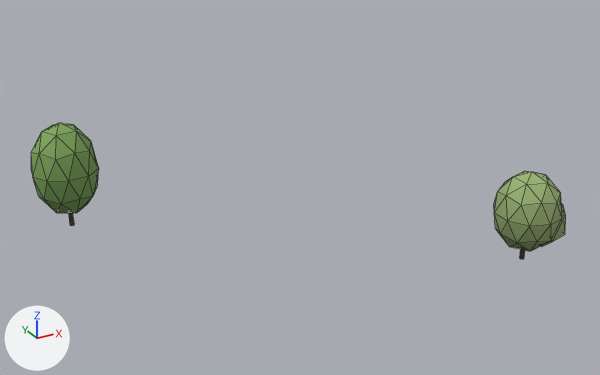
One commit to the glTF model viewer/districts/2030-haven/chunks/c_-13_7.glb: the scene before it, then after it.
Rendered twice from a 50 mm camera at (-3126.1, 1928.4, 36.5) aimed at (-3092.0, 1990.4, 5.5). Arrows for +X, +Y and +Z are at lower left; the lights stay in place. The older version comes first. Mesh edges are drawn as thin lines. Vertices at exactly the same position are counted once.

Names of what the first picture shows: 'tree_4742', 'tree_4745'.
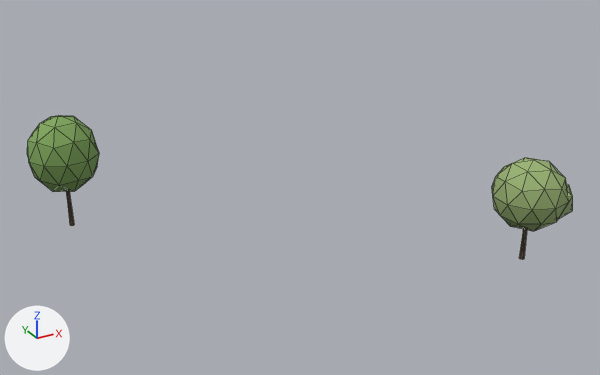
Changed parts and their boxes [x1, y1, x2, y2] in the pictures (600 x 375 px; the box of a moved part takes in the faces that stretch with it):
'tree_4745', reshaped, moved, rescaled (12% wider, 17% taller)
    before: [494, 171, 566, 259]
    after: [492, 157, 573, 260]
'tree_4742', reshaped, moved, rescaled (8% taller)
    before: [31, 123, 99, 226]
    after: [27, 115, 99, 226]
part 1 of me_tree_round_0, moved or reshaped
    before: [31, 123, 99, 213]
    after: [27, 115, 99, 192]
part 2 of me_tree_round_0, moved or reshaped (mostly hidden)
    before: [69, 213, 74, 226]
    after: [66, 191, 74, 226]
part 3 of me_tree_round_1, moved or reshaped
    before: [494, 171, 562, 251]
    after: [492, 157, 568, 231]
part 4 of me_tree_round_1, moved or reshaped
    before: [541, 204, 566, 247]
    after: [558, 184, 573, 219]
part 5 of me_tree_round_1, moved or reshaped (mostly hidden)
    before: [520, 249, 525, 259]
    after: [519, 229, 527, 260]

Patch to the scene script:
```diff
--- a/viewer/districts/2030-haven/chunks/c_-13_7.glb.py
+++ b/viewer/districts/2030-haven/chunks/c_-13_7.glb.py
@@ me_tree_round_0 @@
 # used by ob_tree_4742; parent = ob_trees__13_7; location = (0.0575, 0.0302, 5.355); rotation_euler = (0.0, 0.0, 0.484), in degrees (0, 0, 28); scale = (4.6, 4.6, 5.36)
 # before: 7 (-0.01, 0.03, 0.06), 8 (0.01, 0.02, 0.06), 14 (0.01, -0.02, 0.06), 20 (-0.01, -0.03, 0.06), 27 (-0.04, -0.02, 0.06)
 # before: 29 (-0.04, 0.02, 0.06)
-me_tree_round_0.from_pydata(...)  # 66 vertices, 120 faces; spans x -0.68..0.68, y -0.7..0.7, z -1.0..1.0
+me_tree_round_0.from_pydata(...)  # 66 vertices, 120 faces; spans x -0.67..0.67, y -0.69..0.69, z -1.0..1.0
+# me_tree_round_0 part 1: the loose piece of 42 vertices spanning x -0.68..0.65, y -0.7..0.7, z -0.76..1.0 is scaled about its middle by (0.989, 0.989, 0.767), then moved by (0.0, 0.0, 0.21)
+# me_tree_round_0 part 2
+for i in [7, 8, 14, 20, 27, 29]: me_tree_round_0.vertices[i].co += Vector((0.0, 0.0, -0.35))
+# other edits to the shape of me_tree_round_0 do not show in these pictures
 me_tree_round_0.materials.append(mat_tree_vc)
@@ me_tree_round_1 @@
 # used by ob_tree_4745; parent = ob_trees__13_7; location = (34.24, -26.77, 4.285); rotation_euler = (0.0, 0.0, -1.313), in degrees (0, 0, -75); scale = (4.39, 4.39, 4.29)
 # before: 7 (-0.01, 0.03, 0.06), 8 (0.01, 0.02, 0.06), 14 (0.01, -0.02, 0.06), 20 (-0.01, -0.03, 0.06), 27 (-0.04, -0.02, 0.06)
 # before: 29 (-0.04, 0.02, 0.06)
-me_tree_round_1.from_pydata(...)  # 66 vertices, 120 faces; spans x -0.68..0.68, y -0.7..0.7, z -1.0..1.0
+me_tree_round_1.from_pydata(...)  # 66 vertices, 120 faces; spans x -0.67..0.67, y -0.69..0.69, z -1.0..1.0
+# me_tree_round_1 part 3: the loose piece of 42 vertices spanning x -0.68..0.65, y -0.7..0.7, z -0.76..1.0 is scaled about its middle by (0.989, 0.989, 0.767), then moved by (0.0, 0.0, 0.21)
+# me_tree_round_1 part 4: the loose piece of 12 vertices spanning x -0.17..0.68, y -0.13..0.68, z -0.72..0.52 is scaled about its middle by (0.989, 0.989, 0.712), then moved by (0.0, 0.0, 0.32)
+# me_tree_round_1 part 5
+for i in [7, 8, 14, 20, 27, 29]: me_tree_round_1.vertices[i].co += Vector((0.0, 0.0, -0.35))
 me_tree_round_1.materials.append(mat_tree_vc)
@@ ob_tree_4742 @@
 ob_tree_4742.parent = ob_trees__13_7
-ob_tree_4742.location = (0.0575, 0.0302, 5.355)
+ob_tree_4742.location = (0.0605, 0.0318, 5.706)
 ob_tree_4742.rotation_euler = (0.0, 0.0, 0.484)  # degrees (0, 0, 28)
-ob_tree_4742.scale = (4.6, 4.6, 5.36)
+ob_tree_4742.scale = (4.9, 4.9, 5.71)
@@ ob_tree_4745 @@
 ob_tree_4745.parent = ob_trees__13_7
-ob_tree_4745.location = (34.24, -26.77, 4.285)
+ob_tree_4745.location = (34.24, -26.78, 4.867)
 ob_tree_4745.rotation_euler = (0.0, 0.0, -1.313)  # degrees (0, 0, -75)
-ob_tree_4745.scale = (4.39, 4.39, 4.29)
+ob_tree_4745.scale = (4.9, 4.9, 4.87)
```
